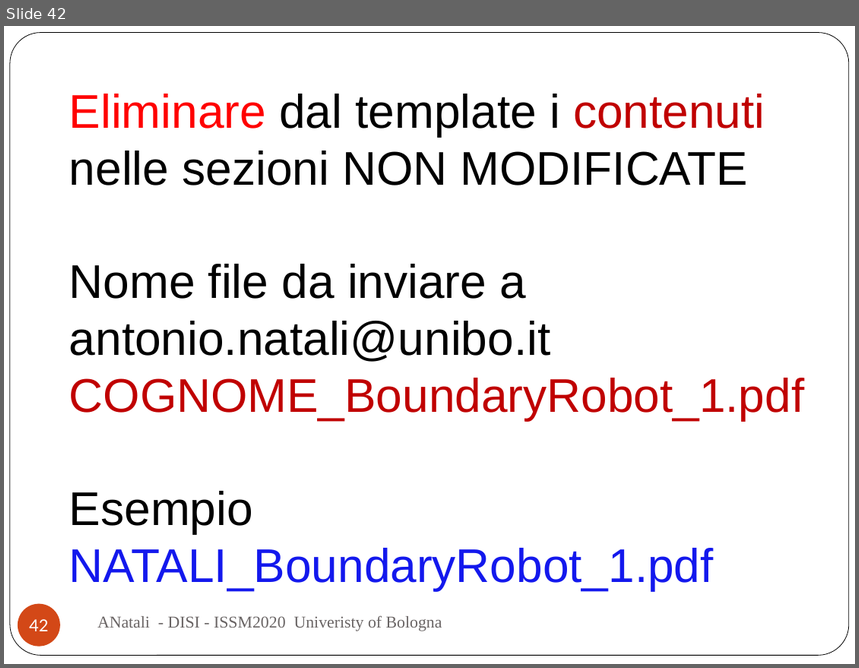
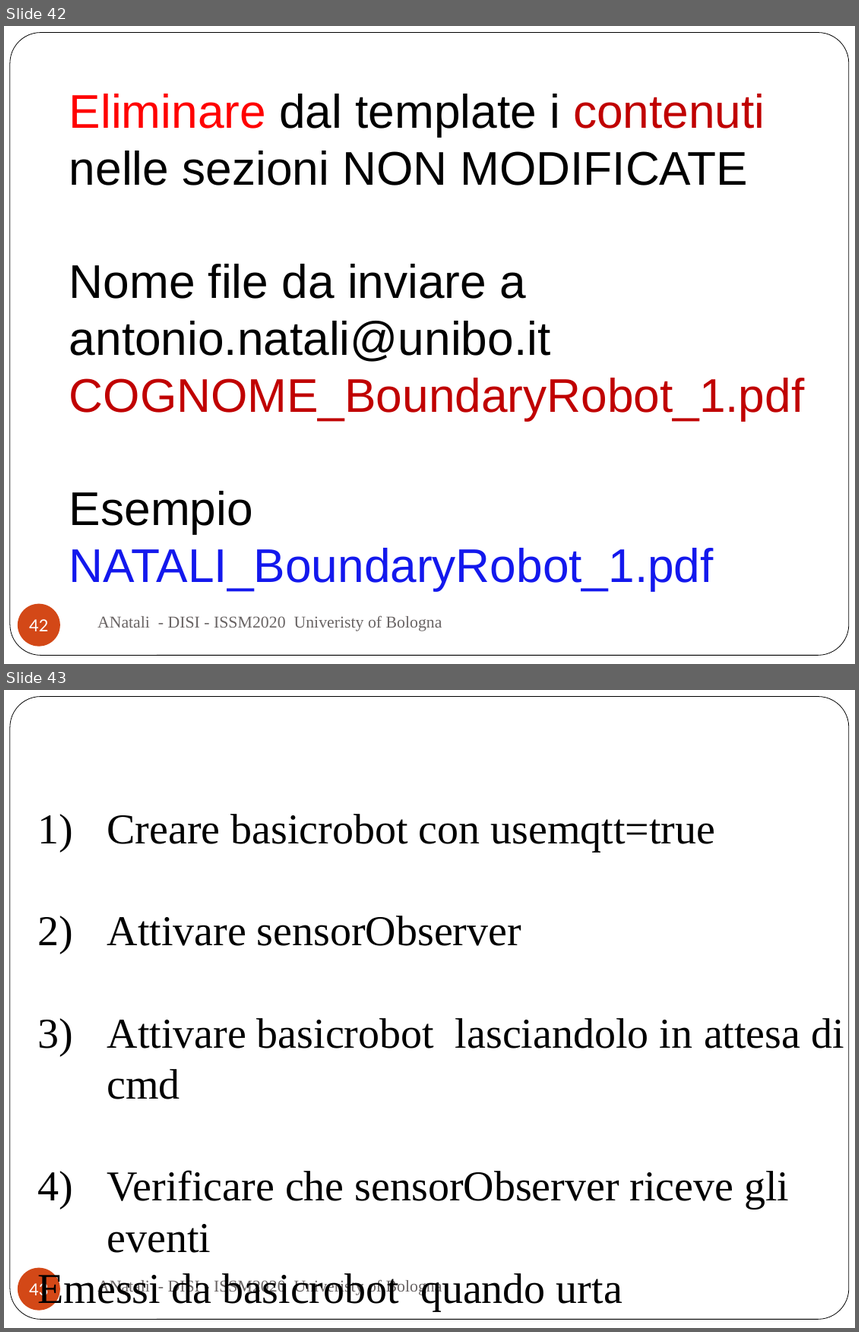
Before and after one commit to anatali/iss2020LabBo, a slide deck: it.unibo.issLabStart/userDocs/ISSM2020.pptx. Shown one above the other, each under a label of ours: slide 42 before the commit, slides 42 and 43 after it. The pictures are 859x668 and 859x1332 pixels, drawn with LibreOffice and Linux fonts; fonts in the diff are those of the drawing. Boxes give left, top, right and bottom in pixels: in the first picture for what was removed or moved away, otherwise in the second. Text is boxed around its words. In the diff, an @@ line names an element or a change of style, - is before the commit and + after.

```diff
--- a/it.unibo.issLabStart/userDocs/ISSM2020.pptx
+++ b/it.unibo.issLabStart/userDocs/ISSM2020.pptx
@@ slide 43 added at (4,690,855,1328), background #FFFFFF; not listed: 1 template element that a slide beside it also shows @@
@@ text added at (38,814,845,1311), 36 pt, text #000000 @@
+1) Creare basicrobot con usemqtt=true
+2) Attivare sensorObserver
+3) Attivare basicrobot lasciandolo in attesa di cmd
+4) Verificare che sensorObserver riceve gli eventi
+Emessi da basicrobot quando urta
@@ page number added at (18,1268,60,1310), fill #D34817, 14 pt, text #FFFFFF @@
+43
@@ text added at (97,1279,443,1296), 14 pt, text #696464 @@
+ANatali - DISI - ISSM2020 Univeristy of Bologna
```
Also in this commit, not shown: 25 other files.
